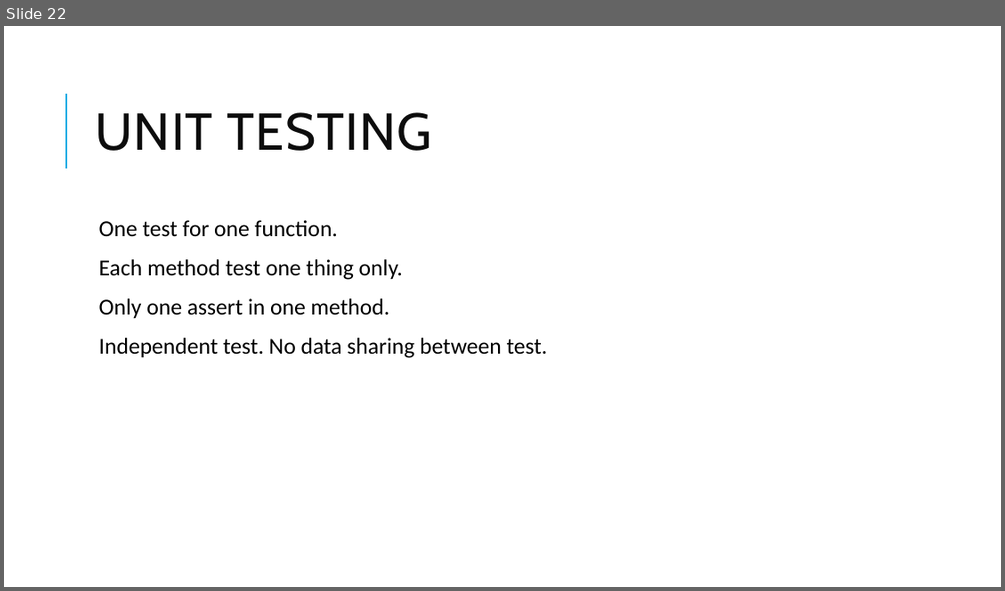
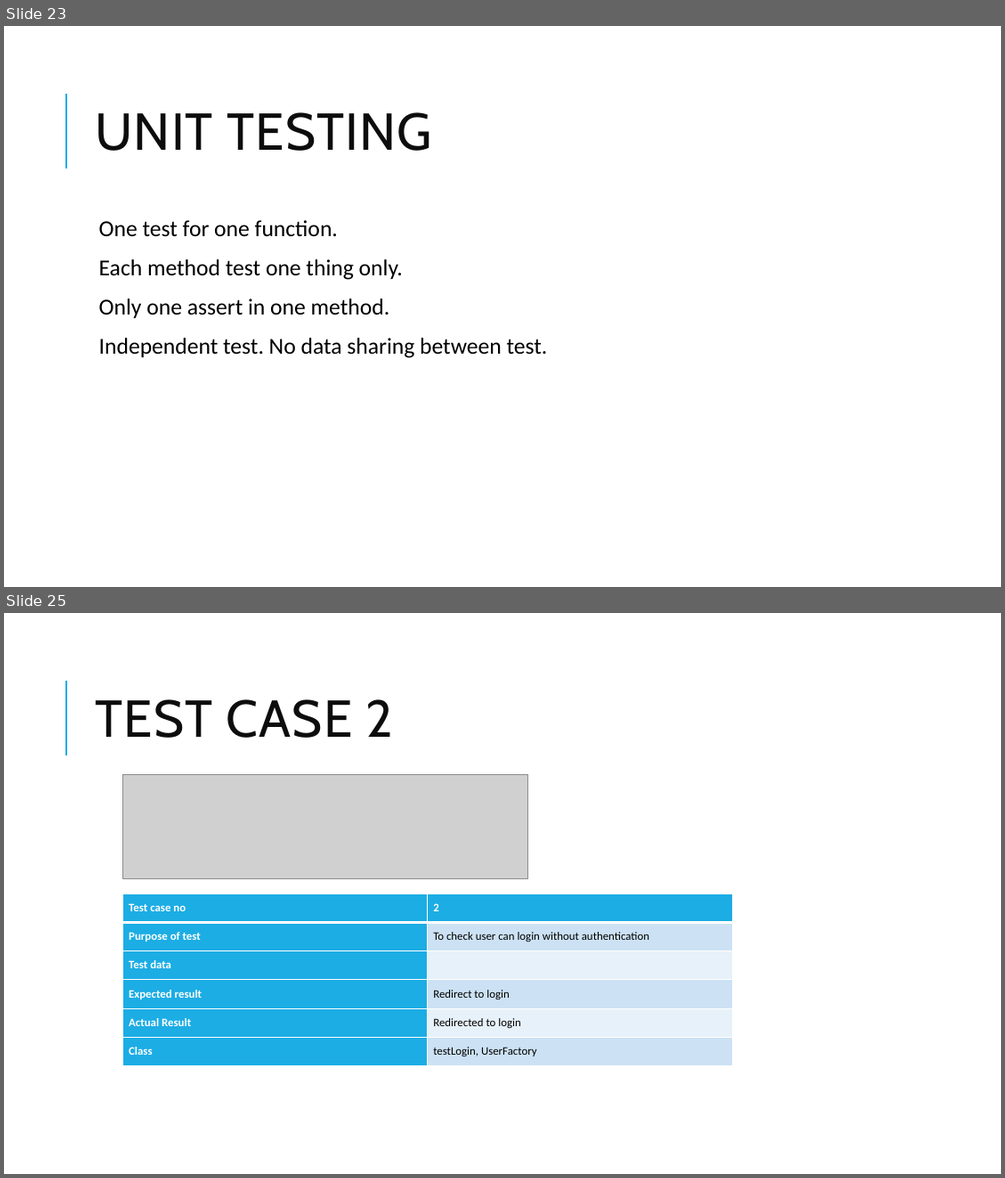
Before and after one commit to admondtamang/e-commerce-cp, a slide deck: E-commerce site.pptx. Shown one above the other, each under a label of ours: slide 22 before the commit, slides 23 and 25 after it; the slides between them are not shown. The pictures are 1005x591 and 1005x1178 pixels, drawn with LibreOffice and Linux fonts; fonts in the diff are those of the drawing; grey boxes stand for pictures. Boxes give left, top, right and bottom in pixels: in the first picture for what was removed or moved away, otherwise in the second. Text is boxed around its words. In the diff, an @@ line names an element or a change of style, - is before the commit and + after.

```diff
--- a/E-commerce site.pptx
+++ b/E-commerce site.pptx
@@ slide 25 added at <box>4,613,1001,1174</box>, background #FFFFFF; not listed: 1 template element that a slide beside it also shows @@
@@ title added at <box>95,699,394,738</box>, 50 pt, text #0D0D0D @@
+TEST CASE 2
@@ picture added at <box>123,775,527,879</box> @@
@@ table added at <box>123,893,732,1066</box>, 6 rows, 2 columns @@
+Test case no | 2
+Purpose of test | To check user can login without authentication
+Test data | 
+Expected result | Redirect to login
+Actual Result | Redirected to login
+Class | testLogin, UserFactory
@@ what was slide 22 is now slide 23 @@
```
Also in this commit, not shown: 8 slides changed, 8 other slides added, 6 slides removed, 45 other files.
